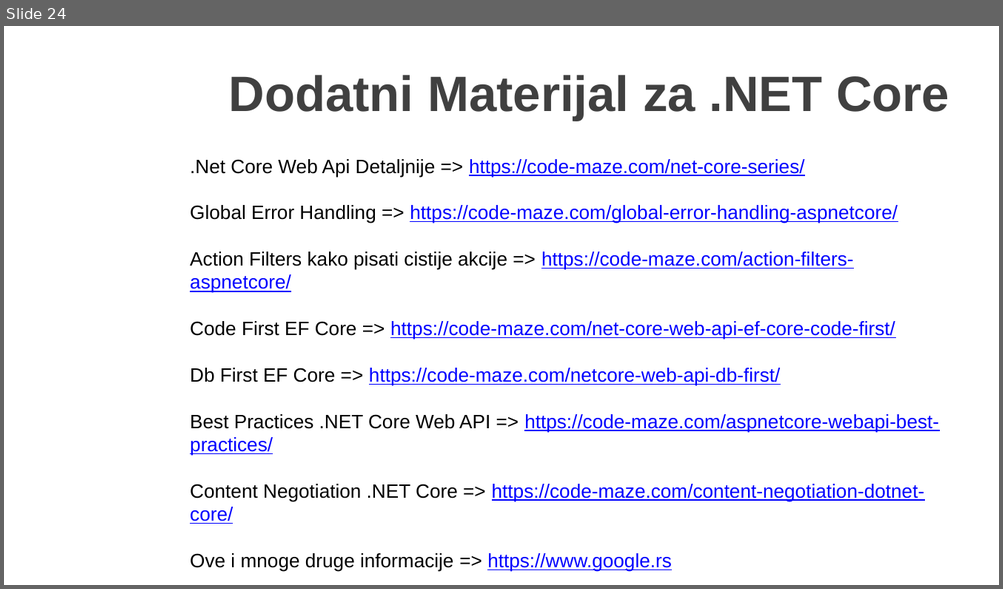
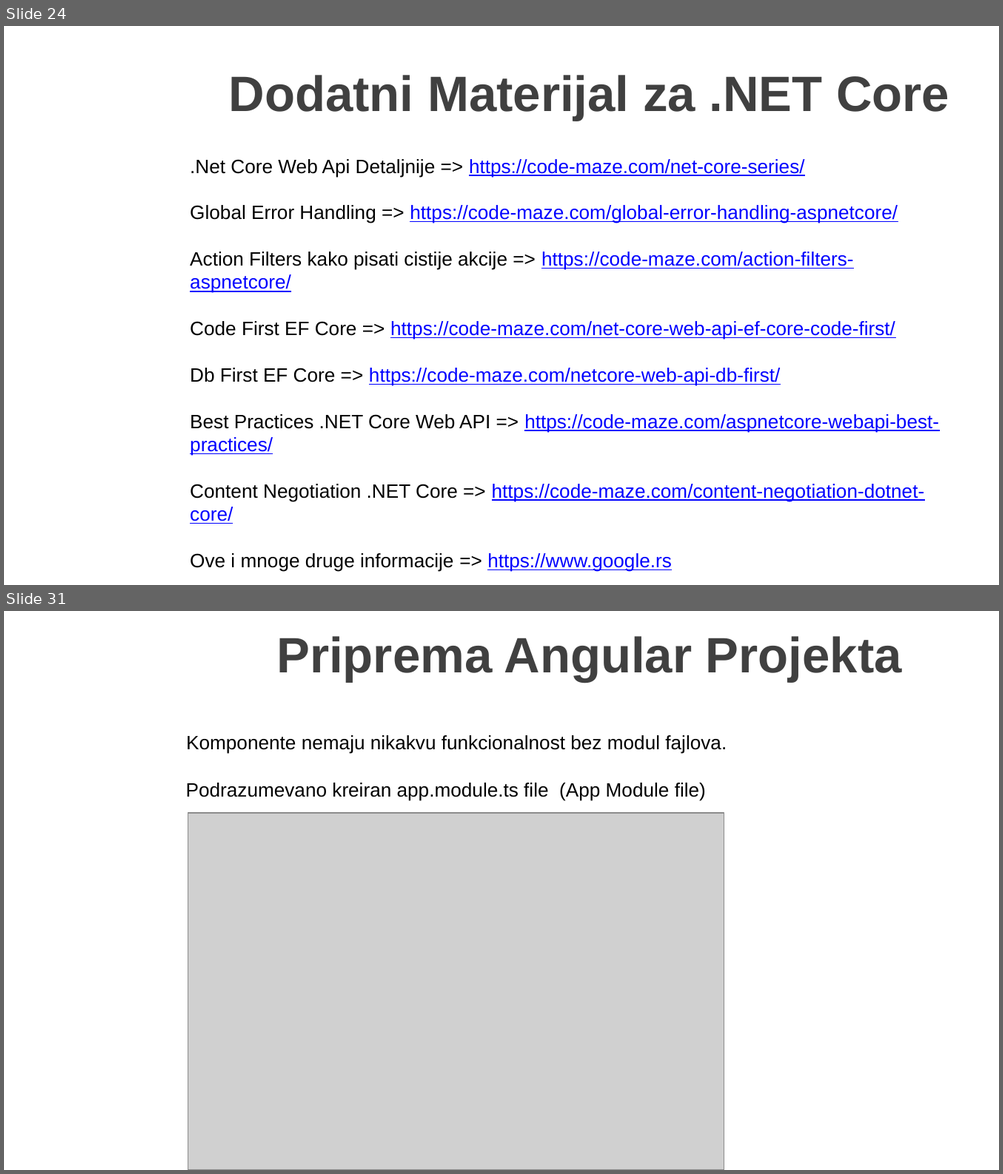
Before and after one commit to MarinkoSpasojevic/predavanje-netcore-angular, a slide deck: .NET Core i Angular Web Dev.pptx. Shown one above the other, each under a label of ours: slide 24 before the commit, slides 24 and 31 after it; the slides between them are not shown. The pictures are 1003x589 and 1003x1174 pixels, drawn with LibreOffice and Linux fonts; fonts in the diff are those of the drawing; grey boxes stand for pictures; background and template pictures are left out. Boxes give left, top, right and bottom in pixels: in the first picture for what was removed or moved away, otherwise in the second. Text is boxed around its words. In the diff, an @@ line names an element or a change of style, - is before the commit and + after.

Commit message:
Angular project created, with Home component

```diff
--- a/.NET Core i Angular Web Dev.pptx
+++ b/.NET Core i Angular Web Dev.pptx
@@ slide 31 added at (4,611,999,1170), background picture (left out) @@
@@ title added at (276,636,902,682), 36 pt, text #404040, bold @@
+Priprema Angular Projekta
@@ text added at (186,735,726,754), 14 pt, text #000000 @@
+Komponente nemaju nikakvu funkcionalnost bez modul fajlova.
@@ text added at (186,783,706,801), 14 pt, text #000000 @@
+Podrazumevano kreiran app.module.ts file (App Module file)
@@ picture added at (188,813,724,1170) @@
```
Also in this commit, not shown: 11 other slides added, 39 other files.
